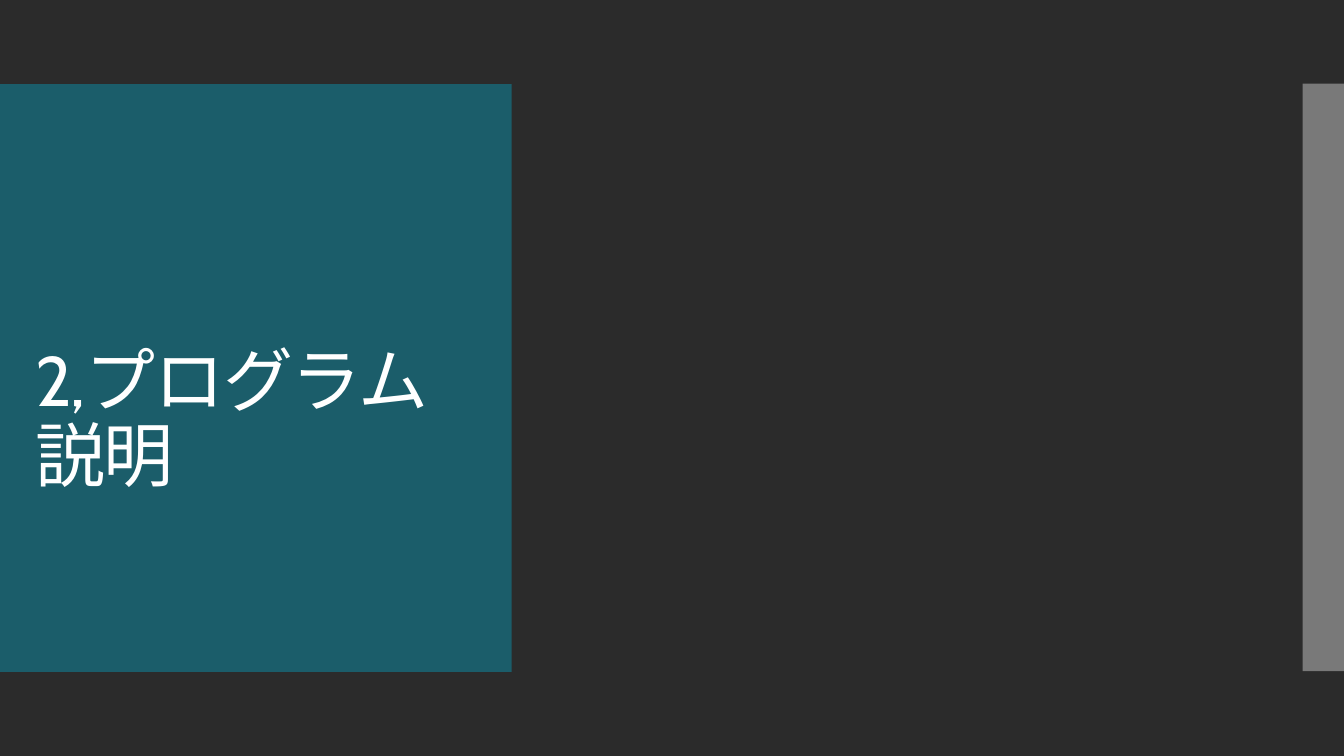
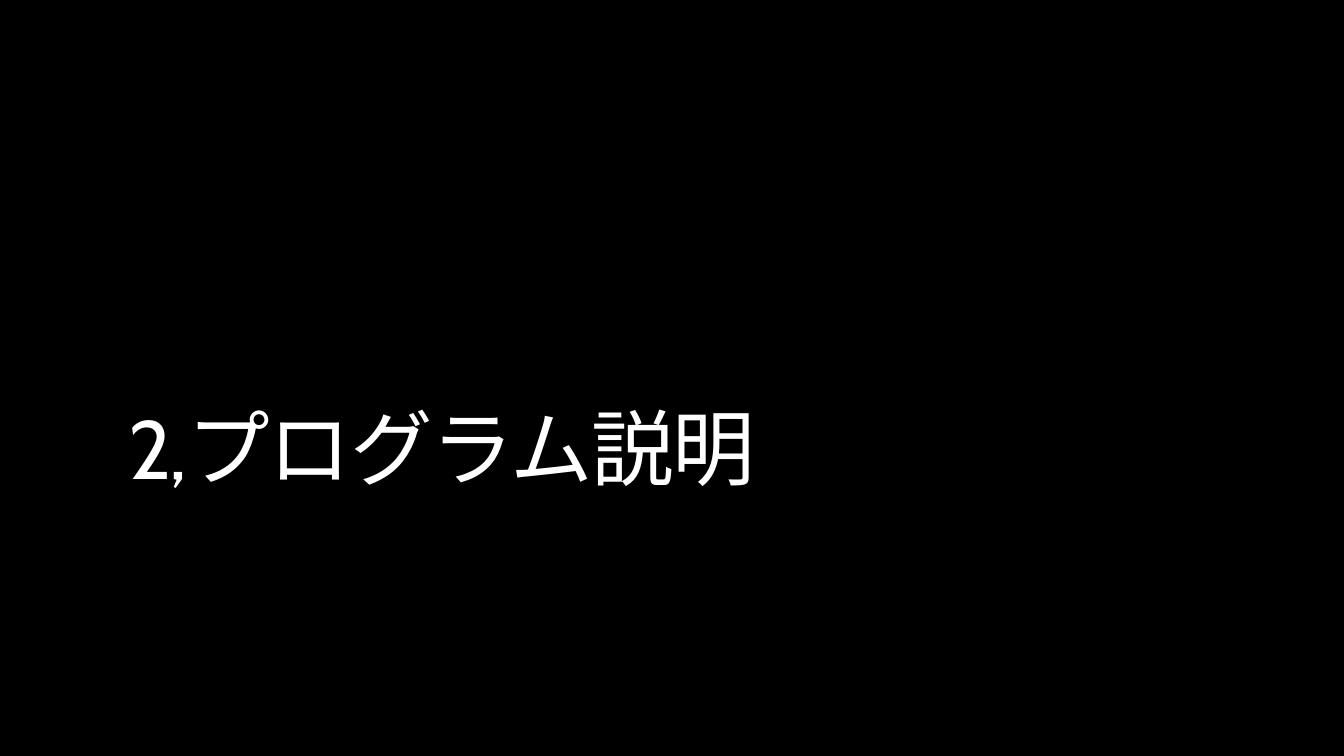
Before and after one commit to ShotaArima/OpenGL-StopWatch, a slide deck: slide 6 of 発表資料.pptx. Drawn at 1344x756 pixels with LibreOffice and Linux fonts; fonts in the diff are those of the drawing; background and template pictures are left out; a plain dark background stands for a picture behind light text. Boxes give left, top, right and bottom in pixels: in the first picture for what was removed or moved away, otherwise in the second. Text is boxed around its words. In the diff, an @@ line names an element or a change of style, - is before the commit and + after.

```diff
--- a/発表資料.pptx
+++ b/発表資料.pptx
@@ rectangle at <box>0,0,1344,756</box>: fill #FFFFFF to #000000 @@
@@ rectangle removed at <box>0,84,512,671</box> @@
@@ rectangle removed at <box>1303,84,1344,671</box> @@
@@ title "2,プログラム説明": place and size @@
-title "2,プログラム説明" at <box>35,347,428,487</box>
+title "2,プログラム説明" at <box>128,409,755,488</box>
@@ title "2,プログラム説明" at <box>128,409,755,488</box>: size 50 to 59 pt @@
```
Also in this commit, not shown: 7 other slides changed, 7 slides added, 1 slide removed, 8 other files.
